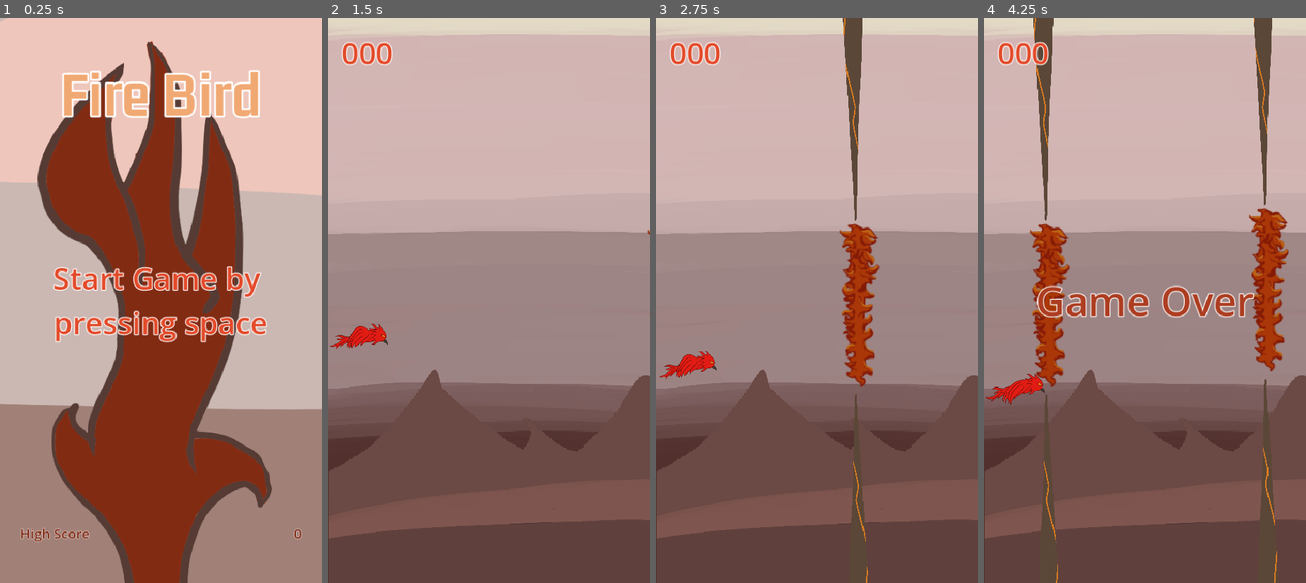
Above: before the commit, frames 1-4 (left to right).
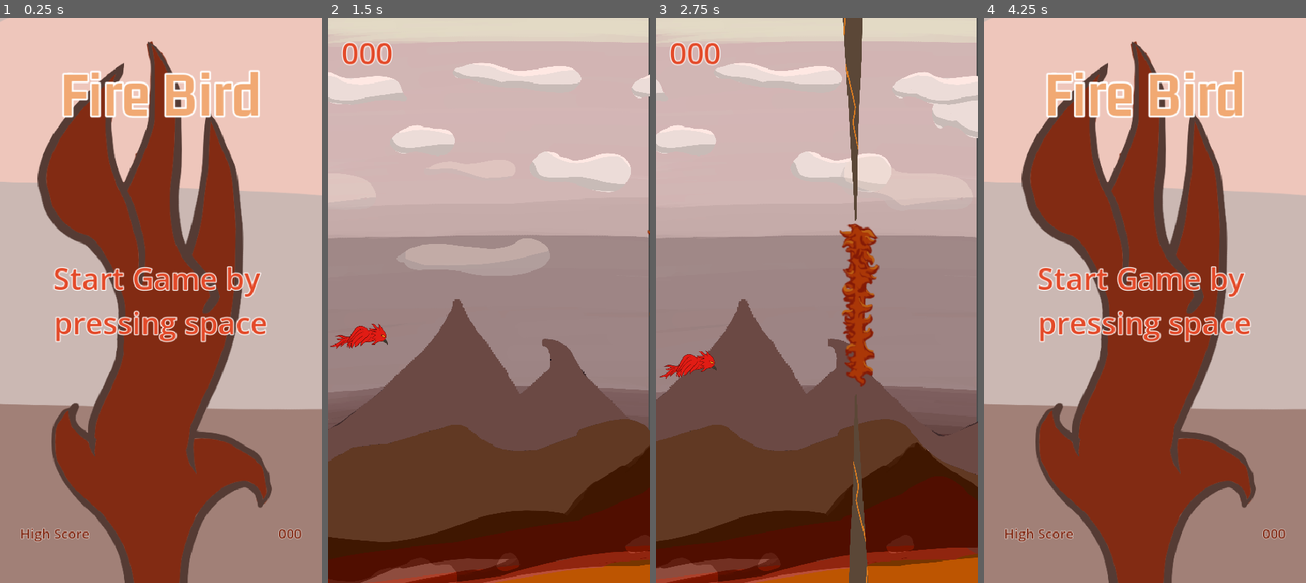
Above: after the commit, the same moments.

Repository: ecleaver/GoDot-GameCourse
Game: Godot game, scene res://Scenes/Menu/menu.tscn
Two runs of this game, one before a commit and one after it. Both use one fixed random seed, a clock stepped at 60 frames per second and the inputs below.
Inputs:
- Up to frame 1 (0.25 s): no input
- Up to frame 2 (1.5 s): tap Enter at 0.5 s; hold Space (power) 0.53-1.28 s; tap Space (power) at 1.35 s
- Up to frame 3 (2.75 s): hold Space (power) from 2.03 s (still down)
- Up to frame 4 (4.25 s): release Space (power) at 2.78 s; tap Space (power) at 2.85 s; hold Space (power) from 3.53 s (still down); tap Escape (ui_cancel) at 4.15 s

The runs differ from the first frame. In frame 1, less than 0.1% of the frame differs, in the area x 86-92%, y 90-93%; in frame 2, 39%; in frame 3, 35%; in frame 4, 92%, in the area x 0-100%, y 0-100%.

Commit message:
Upgrade filght game

Diff:
--- a/flight-game/Scenes/FireBird/fire_bird.tscn
+++ b/flight-game/Scenes/FireBird/fire_bird.tscn
@@ -4,6 +4,7 @@
 [ext_resource type="Script" uid="uid://drsmfconjyu7l" path="res://Scripts/fire_bird.gd" id="1_y7y75"]
 [ext_resource type="Texture2D" uid="uid://pya3ku2ma4vk" path="res://Assets/Fire Bird/Firebird_0001.png" id="2_y7y75"]
 [ext_resource type="Texture2D" uid="uid://byaolnn207h4i" path="res://Assets/Fire Bird/Firebird_0002.png" id="3_xhi8r"]
+[ext_resource type="AudioStream" uid="uid://bkxsqkghtb10v" path="res://Assets/audio/flapping.mp3" id="5_xhi8r"]
 
 [sub_resource type="SpriteFrames" id="SpriteFrames_gxi3h"]
 animations = [{
@@ -85,3 +86,7 @@
 [node name="AnimationPlayer" type="AnimationPlayer" parent="." unique_id=1353411772]
 root_node = NodePath("../CollisionShape2D")
 libraries/ = SubResource("AnimationLibrary_gxi3h")
+
+[node name="FlappingSound" type="AudioStreamPlayer" parent="." unique_id=847876216]
+stream = ExtResource("5_xhi8r")
+autoplay = true
--- a/flight-game/Scenes/Game/game.tscn
+++ b/flight-game/Scenes/Game/game.tscn
@@ -2,23 +2,15 @@
 
 [ext_resource type="Script" uid="uid://bbbmtskkvkmsj" path="res://Scripts/game.gd" id="1_i1e5p"]
 [ext_resource type="PackedScene" uid="uid://bbeybc6550r15" path="res://Scenes/FireBird/fire_bird.tscn" id="1_mv0hc"]
-[ext_resource type="Texture2D" uid="uid://doorqla663ss4" path="res://Assets/Background/Back ground.png" id="1_qxfds"]
-[ext_resource type="Texture2D" uid="uid://n6wsh1h7aeau" path="res://Assets/Background/Rocks 1.png" id="3_flgk0"]
+[ext_resource type="PackedScene" uid="uid://bwap7c820gh43" path="res://Scenes/ScrollingBG/scrolling_bg.tscn" id="2_ciybh"]
 [ext_resource type="PackedScene" uid="uid://xtq8athhcxs1" path="res://Scenes/Barrier/barrier.tscn" id="3_qikps"]
 [ext_resource type="PackedScene" uid="uid://bbx57f4ruw74w" path="res://Scenes/GameUI/game_ui.tscn" id="5_ciybh"]
 
 [node name="Game" type="Node" unique_id=392006133]
 script = ExtResource("1_i1e5p")
 
-[node name="BackGround" type="Sprite2D" parent="." unique_id=957985496]
-position = Vector2(236, 421)
-scale = Vector2(0.24055842, 0.22420153)
-texture = ExtResource("1_qxfds")
-
-[node name="Mounts" type="Sprite2D" parent="." unique_id=319605259]
-position = Vector2(668, 511)
-scale = Vector2(-0.347193, 0.3070402)
-texture = ExtResource("3_flgk0")
+[node name="ScrollingBG" parent="." unique_id=1976074034 instance=ExtResource("2_ciybh")]
+position = Vector2(-1, 0)
 
 [node name="FireBird" parent="." unique_id=1488798734 instance=ExtResource("1_mv0hc")]
 position = Vector2(45, 434)
@@ -44,6 +36,7 @@
 autostart = true
 
 [node name="CanvasLayer" type="CanvasLayer" parent="." unique_id=770255908]
+process_mode = 3
 
 [node name="GameUI" parent="CanvasLayer" unique_id=1542800588 instance=ExtResource("5_ciybh")]
 
--- a/flight-game/Scenes/GameUI/game_ui.gd
+++ /dev/null
@@ -1,10 +0,0 @@
-extends Control
-class_name GameUI
-
-@onready var game_over_label: Label = $MarginContainer/VSplitContainer/GameOverLabel
-
-func  _ready() -> void:
-	SignalHub.on_bird_died.connect(on_bird_died)
-
-func on_bird_died() -> void:
-	game_over_label.show()
--- a/flight-game/Scenes/GameUI/game_ui.tscn
+++ b/flight-game/Scenes/GameUI/game_ui.tscn
@@ -1,7 +1,8 @@
 [gd_scene format=3 uid="uid://bbx57f4ruw74w"]
 
-[ext_resource type="Script" uid="uid://cf78m754mc5e7" path="res://Scenes/GameUI/game_ui.gd" id="1_mjubw"]
+[ext_resource type="Script" uid="uid://cf78m754mc5e7" path="res://Scripts/game_ui.gd" id="1_mjubw"]
 [ext_resource type="LabelSettings" uid="uid://cl40ak7vdwoe5" path="res://Fonts/StartButton50.tres" id="1_s3w5c"]
+[ext_resource type="AudioStream" uid="uid://m5o4fbkvbna2" path="res://Assets/audio/gameover.mp3" id="3_smc31"]
 
 [sub_resource type="LabelSettings" id="LabelSettings_mjubw"]
 font_size = 60
@@ -59,3 +60,9 @@
 size_flags_horizontal = 4
 text = "Press Space"
 label_settings = SubResource("LabelSettings_smc31")
+
+[node name="GameOver" type="AudioStreamPlayer" parent="." unique_id=368908426]
+stream = ExtResource("3_smc31")
+
+[node name="Timer" type="Timer" parent="." unique_id=1908520610]
+wait_time = 2.0
--- /dev/null
+++ b/flight-game/Scenes/ScrollingBG/scrolling_bg.tscn
@@ -0,0 +1,73 @@
+[gd_scene format=3 uid="uid://bwap7c820gh43"]
+
+[ext_resource type="Texture2D" uid="uid://doorqla663ss4" path="res://Assets/Background/Back ground.png" id="1_2vxbi"]
+[ext_resource type="Texture2D" uid="uid://brqk1krs0sd7p" path="res://Assets/Background/Clouds.png" id="2_xvrn1"]
+[ext_resource type="Texture2D" uid="uid://blvm8pcbhftfb" path="res://Assets/Background/Clouds 2.png" id="3_r0rja"]
+[ext_resource type="Texture2D" uid="uid://n6wsh1h7aeau" path="res://Assets/Background/Rocks 1.png" id="4_5u767"]
+[ext_resource type="Texture2D" uid="uid://dww36s8c17myk" path="res://Assets/Background/Rocks 2.png" id="5_ip2iv"]
+
+[node name="ScrollingBG" type="Node2D" unique_id=1976074034]
+
+[node name="Background" type="Sprite2D" parent="." unique_id=527184428]
+position = Vector2(239.00002, 426)
+scale = Vector2(0.2219768, 0.2217043)
+texture = ExtResource("1_2vxbi")
+
+[node name="Parallax2D5" type="Parallax2D" parent="." unique_id=1132385719]
+scale = Vector2(1.0200578, 1.7116644)
+scroll_offset = Vector2(-453, 54)
+repeat_size = Vector2(500, 0)
+autoscroll = Vector2(-80, 0)
+
+[node name="Clouds" type="Sprite2D" parent="Parallax2D5" unique_id=1886289440]
+position = Vector2(504.99997, -49.999996)
+scale = Vector2(0.14606485, 0.14606485)
+texture = ExtResource("2_xvrn1")
+centered = false
+
+[node name="Parallax2D" type="Parallax2D" parent="." unique_id=1776629086]
+scroll_offset = Vector2(-2, 2)
+repeat_size = Vector2(500, 0)
+autoscroll = Vector2(-80, 0)
+
+[node name="Clouds" type="Sprite2D" parent="Parallax2D" unique_id=1859910579]
+position = Vector2(-3.9999695, 3.0000153)
+scale = Vector2(0.14606485, 0.14606485)
+texture = ExtResource("2_xvrn1")
+centered = false
+
+[node name="Parallax2D4" type="Parallax2D" parent="." unique_id=767710762]
+scale = Vector2(1.2399988, 1)
+scroll_offset = Vector2(-355, -103)
+repeat_size = Vector2(500, 0)
+autoscroll = Vector2(-80, 0)
+
+[node name="Clouds" type="Sprite2D" parent="Parallax2D4" unique_id=1209787207]
+modulate = Color(1, 1, 1, 0.43137255)
+position = Vector2(319, 262)
+scale = Vector2(0.10606484, 0.10606484)
+texture = ExtResource("3_r0rja")
+centered = false
+
+[node name="Parallax2D2" type="Parallax2D" parent="." unique_id=2088513514]
+scroll_offset = Vector2(0, 40)
+repeat_size = Vector2(1149.955, 0)
+autoscroll = Vector2(-50, 0)
+
+[node name="Mountuns" type="Sprite2D" parent="Parallax2D2" unique_id=2018368374]
+position = Vector2(8, -159)
+scale = Vector2(0.30224568, 0.46393663)
+texture = ExtResource("4_5u767")
+centered = false
+
+[node name="Parallax2D3" type="Parallax2D" parent="." unique_id=1850808509]
+scroll_offset = Vector2(414, 33)
+repeat_size = Vector2(1150, 0)
+autoscroll = Vector2(-80, 0)
+repeat_times = 3
+
+[node name="Mountuns" type="Sprite2D" parent="Parallax2D3" unique_id=1151534815]
+position = Vector2(733.95496, 282.00003)
+scale = Vector2(0.3, 0.27999938)
+texture = ExtResource("5_ip2iv")
+centered = false
--- /dev/null
+++ b/flight-game/Scripts/Classes/HighScore.gd
@@ -0,0 +1,4 @@
+extends Resource
+class_name HighScore
+
+@export var high_score : int = 0
--- a/flight-game/Globals/GameManger.gd
+++ b/flight-game/Scripts/Globals/GameManger.gd
@@ -5,6 +5,7 @@
 
 func load_main_scene() -> void:
 	get_tree().change_scene_to_packed(MENU)
+	get_tree().paused = false
 
 func load_game_scene() -> void:
 	get_tree().change_scene_to_packed(GAME)
--- /dev/null
+++ b/flight-game/Scripts/Globals/ScoreManger.gd
@@ -0,0 +1,22 @@
+extends Node
+const SCORES_PATH: String = "user://firebirdhighscore.res"
+
+var high_score: int = 0:
+	get:
+		return high_score
+	set(value):
+		if value > high_score:
+			high_score = value
+			save_high_score()
+func _ready() ->void:
+	load_high_score()
+
+func load_high_score()->void:
+	if ResourceLoader.exists(SCORES_PATH):
+		var hsr: HighScore = load(SCORES_PATH)
+		if hsr: high_score = hsr.high_score
+
+func save_high_score() ->void:
+	var hsr: HighScore = HighScore.new()
+	hsr.high_score = high_score
+	ResourceSaver.save(hsr, SCORES_PATH)
--- a/flight-game/Globals/SignalHub.gd
+++ b/flight-game/Scripts/Globals/SignalHub.gd
@@ -1,5 +1,9 @@
 extends Node
 signal on_bird_died
+signal on_point_scored
 
 func emit_on_death() ->void:
 	on_bird_died.emit()
+
+func emit_on_point_scored() ->void:
+	on_point_scored.emit()
--- a/flight-game/Scripts/game.gd
+++ b/flight-game/Scripts/game.gd
@@ -28,11 +28,5 @@
 	_spawn_spike()
 	pass # Replace with function body.
 
-func _unhandled_input(event: InputEvent) -> void:
-	if event.is_action_pressed("ui_cancel"):
-		GameManger.load_main_scene()
-		pass
-
-
 func _on_fire_bird_on_plane_died() -> void:
 	pass # Replace with function body.
--- /dev/null
+++ b/flight-game/Scripts/game_ui.gd
@@ -0,0 +1,47 @@
+extends Control
+class_name GameUI
+
+
+@onready var game_over_label: Label = $MarginContainer/VSplitContainer/GameOverLabel
+@onready var game_over: AudioStreamPlayer = $GameOver
+@onready var press_space: Label = $"MarginContainer/VSplitContainer/Press space"
+@onready var flapping_sound: AudioStreamPlayer = $FlappingSound
+@onready var timer: Timer = $Timer
+@onready var _points : int = 0
+@onready var score_label: Label = $MarginContainer/ScoreLabel
+
+func  _ready() -> void:
+	update_points_label()
+	SignalHub.on_bird_died.connect(on_bird_died)
+	SignalHub.on_point_scored.connect(update_score)
+
+func _physics_process(delta: float) -> void:
+	var timer_started = false
+
+func on_bird_died() -> void:
+	game_over_label.show()
+	game_over.play()
+	timer.timeout.connect(_on_timer_timeout)
+	if timer.is_stopped():
+		timer.start()
+	ScoreManger.high_score = _points
+
+func _unhandled_input(event: InputEvent) -> void:
+	if event.is_action_pressed("ui_cancel"):
+		GameManger.load_main_scene()
+	if press_space.visible and Input.is_action_just_pressed("power"):
+		game_over.play(false)
+		GameManger.load_main_scene()
+
+func update_points_label() -> void:
+	score_label.text =  "%03d" % _points
+
+func update_score() -> void:
+	_points+= 1
+	update_points_label()
+
+func _on_timer_timeout() -> void:
+	print('testing timer')
+	game_over_label.hide()
+	press_space.show()
+	pass # Replace with function body.
--- a/flight-game/Scripts/menu.gd
+++ b/flight-game/Scripts/menu.gd
@@ -1,7 +1,15 @@
 extends Control
 #preloads as a pack
+@onready var points: Label = $MarginContainer/Points
+
+func _ready() -> void:
+	display_score()
 
 func _unhandled_input(event: InputEvent) -> void:
 	if event.is_action_pressed("power"):
 		GameManger.load_game_scene()
 		pass
+
+func display_score () ->void:
+	points.text = "%03d" % ScoreManger.high_score
+	pass
--- a/flight-game/Scripts/objects.gd
+++ b/flight-game/Scripts/objects.gd
@@ -2,13 +2,22 @@
 
 class_name Objects
 @onready var fire_bird: fireBird = $FireBird
+@onready var point_scored: Area2D = $PointScored
 
 const SPEED: float = 150.0
 
 # Called when the node enters the scene tree for the first time.
 func _ready() -> void:
+	SignalHub.on_bird_died.connect(on_bird_died)
 	pass # Replace with function body.
 
+func _disconent_spike() -> void:
+	if point_scored.body_exited.is_connected(_on_point_scored_body_exited):
+		point_scored.body_exited.disconnect(_on_point_scored_body_exited)
+
+func on_bird_died() ->void:
+	_disconent_spike()
+	pass
 
 # Called every frame. 'delta' is the elapsed time since the previous frame.
 func _physics_process(delta: float) -> void:
@@ -37,5 +46,6 @@
 
 func _on_point_scored_body_exited(body: Node2D) -> void:
 	if body is fireBird:
-		print("Scored point:", body.name)
+		SignalHub.emit_on_point_scored()
+		_disconent_spike()
 	pass # Replace with function body.
--- a/flight-game/project.godot
+++ b/flight-game/project.godot
@@ -18,6 +18,7 @@
 
 GameManger="*uid://l1xn17mcfm8o"
 SignalHub="*uid://cftx4pt3nulpy"
+ScoreManger="*uid://blvfvblx328ug"
 
 [display]
 
Not shown, added: flight-game/Assets/audio/flapping.mp3.import
Not shown, added: flight-game/Assets/audio/gameover.mp3.import
Not shown, added: flight-game/Scripts/Classes/HighScore.gd.uid
Renamed: flight-game/Globals/GameManger.gd.uid -> flight-game/Scripts/Globals/GameManger.gd.uid
Not shown, added: flight-game/Scripts/Globals/ScoreManger.gd.uid
Renamed: flight-game/Globals/SignalHub.gd.uid -> flight-game/Scripts/Globals/SignalHub.gd.uid
Renamed: flight-game/Scenes/GameUI/game_ui.gd.uid -> flight-game/Scripts/game_ui.gd.uid
Not shown, added: flight-game/Assets/audio/flapping.mp3
Not shown, added: flight-game/Assets/audio/gameover.mp3
